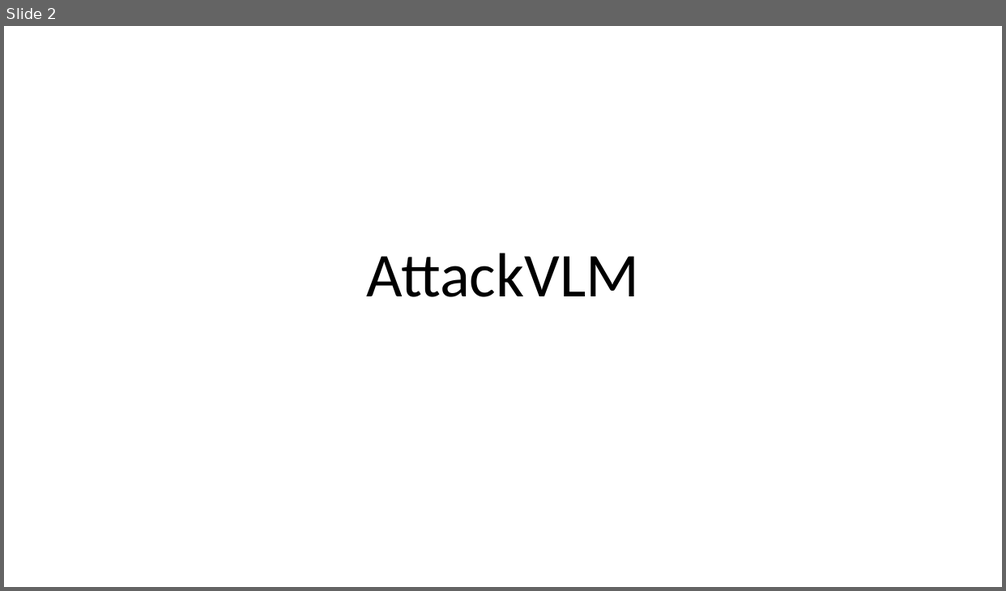
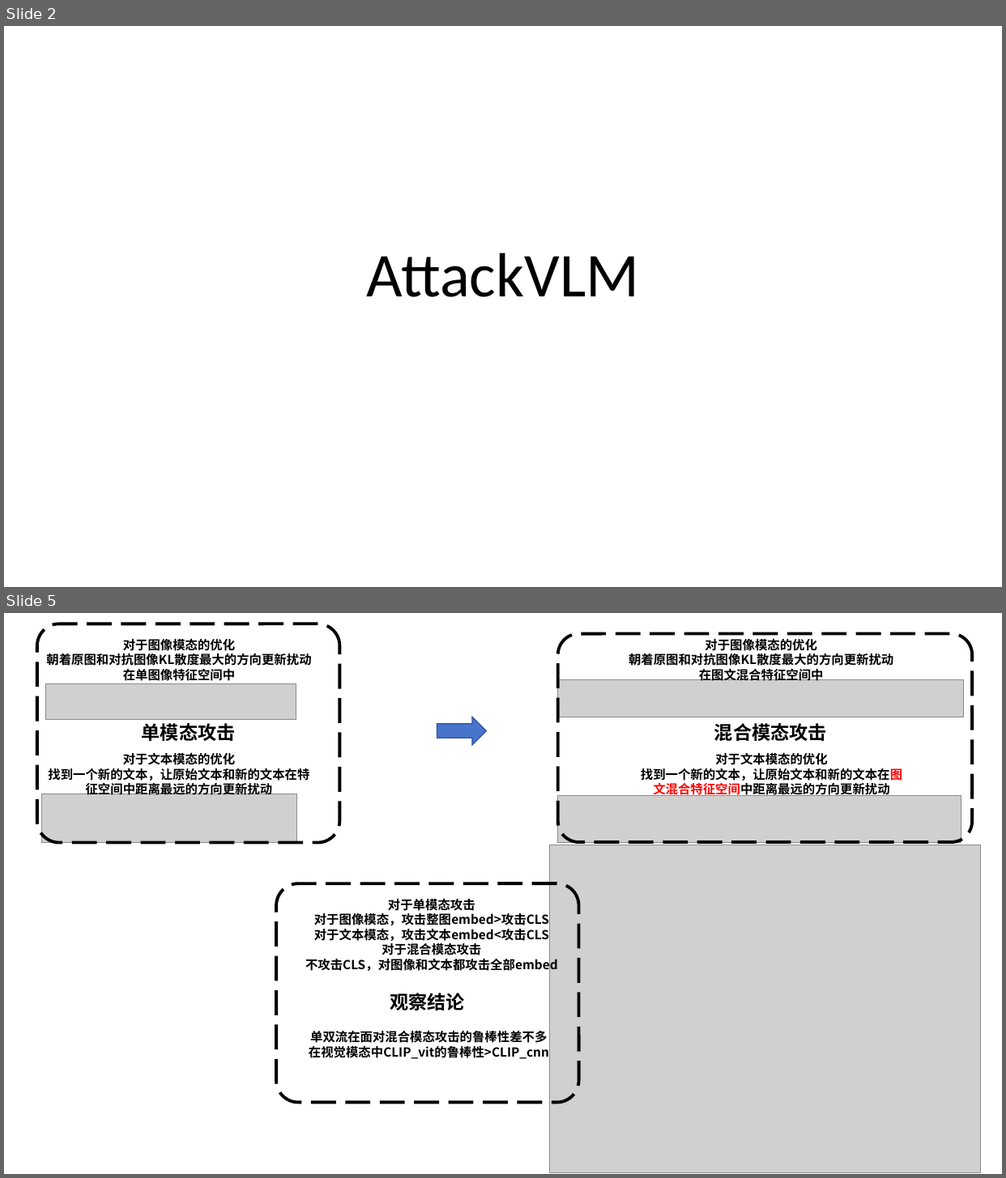
Before and after one commit to Elephant-King9/Paper, a slide deck: Attack/Adversarial_Attack/VLP/论文作图.pptx. Shown one above the other, each under a label of ours: slide 2 before the commit, slides 2 and 5 after it; the slides between them are not shown. The pictures are 1006x591 and 1006x1178 pixels, drawn with LibreOffice and Linux fonts; fonts in the diff are those of the drawing; grey boxes stand for pictures. Boxes give left, top, right and bottom in pixels: in the first picture for what was removed or moved away, otherwise in the second. Text is boxed around its words. In the diff, an @@ line names an element or a change of style, - is before the commit and + after.

```diff
--- a/Attack/Adversarial_Attack/VLP/论文作图.pptx
+++ b/Attack/Adversarial_Attack/VLP/论文作图.pptx
@@ slide 5 added at [4,613,1002,1174], background #FFFFFF @@
@@ rounded rectangle added at [37,624,339,843], outline #000000 3 pt dashed @@
@@ rounded rectangle added at [558,634,972,843], outline #000000 3 pt dashed @@
@@ text added at [46,639,311,681], 12 pt, text #000000, bold @@
+对于图像模态的优化
+朝着原图和对抗图像KL散度最大的方向更新扰动
+在单图像特征空间中
@@ text added at [629,639,893,681], 12 pt, text #000000, bold @@
+对于图像模态的优化
+朝着原图和对抗图像KL散度最大的方向更新扰动
+在图文混合特征空间中
@@ picture added at [46,684,296,719] @@
@@ picture added at [558,679,964,717] @@
@@ text added at [142,723,235,741], 18 pt, text #000000, bold @@
+单模态攻击
@@ right arrow added at [437,717,486,746], fill #4874CB, outline #2E54A1 1 pt @@
@@ text added at [714,723,827,741], 18 pt, text #000000, bold @@
+混合模态攻击
@@ text added at [48,752,309,795], 12 pt, text #000000, bold @@
+对于文本模态的优化
+找到一个新的文本，让原始文本和新的文本在特征空间中距离最远的方向更新扰动
@@ text added at [641,752,902,798], 12 pt, text #000000, bold @@
+对于文本模态的优化
+找到一个新的文本，让原始文本和新的文本在图文混合特征空间中距离最远的方向更新扰动
@@ picture added at [41,794,297,843] @@
@@ picture added at [558,796,961,842] @@
@@ picture added at [550,845,981,1174] @@
@@ rounded rectangle added at [276,884,579,1102], outline #000000 3 pt dashed @@
@@ text added at [305,898,558,973], 12 pt, text #000000, bold @@
+对于单模态攻击
+对于图像模态，攻击整图embed>攻击CLS
+对于文本模态，攻击文本embed<攻击CLS
+对于混合模态攻击
+不攻击CLS，对图像和文本都攻击全部embed
@@ text added at [390,993,465,1011], 18 pt, text #000000, bold @@
+观察结论
@@ text added at [309,1030,549,1059], 12 pt, text #000000, bold @@
+单双流在面对混合模态攻击的鲁棒性差不多
+在视觉模态中CLIP_vit的鲁棒性>CLIP_cnn
```
Also in this commit, not shown: 1 slide changed, 1 other slide added, 3 other files.
